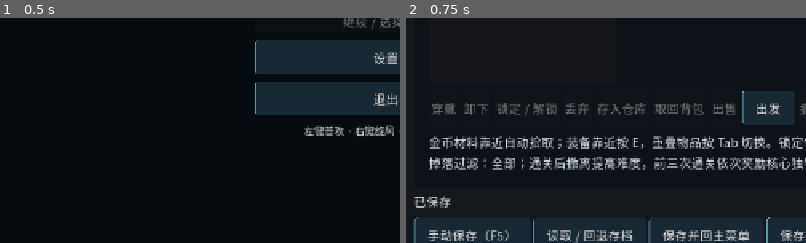
Above: before the commit, frames 1-2 (left to right).
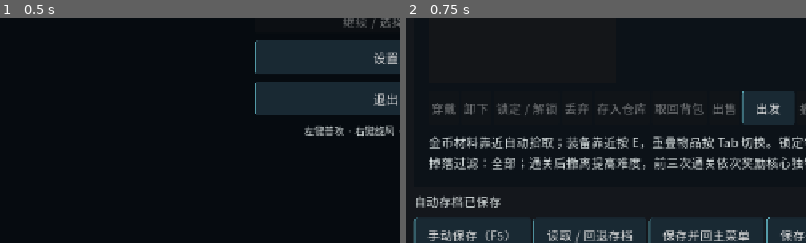
Above: after the commit, the same moments.

Repository: w7775p/relic-ARPG
Game: Godot game, scene res://app/boot/boot.tscn
Same seed, same stepped clock (60 frames per second), same inputs: the game is played once before the commit and once after it.
Inputs:
- Up to frame 1 (0.5 s): no input
- Up to frame 2 (0.75 s): click "新建角色" at 0.5 s
The pictures show only the part of the screen within x 2-52%, y 50-100%; the shares and areas given below are measured in that part.

Frame 1 is identical in both runs. In frame 2, 0.6% of the frame differs, in the area x 2-24%, y 78-85%.

Commit message:
fix: 验证 Resource 升级与故障恢复并修正文本往返校验

Diff:
--- a/game/app/services/save_manager.gd
+++ b/game/app/services/save_manager.gd
@@ -20,6 +20,7 @@
 	var slot: String = "manual_%02d" % manual_slot if manual_slot > 0 else store.auto_slot(session.group_id)
 	var result: SaveResult = store.write_checkpoint(session.capture(reason), slot)
 	if result.ok:
+		result.message = "手动 %02d 已保存" % manual_slot if manual_slot > 0 else "自动存档已保存"
 		session.saved_revision = session.revision
 		session.saved_checkpoint_id = result.value.checkpoint_id
 		session.needs_initial_save = false
--- a/game/systems/persistence/game_session.gd
+++ b/game/systems/persistence/game_session.gd
@@ -31,6 +31,8 @@
 func capture(reason: String) -> SaveGameResource:
 	generator.synchronize()
 	var save: SaveGameResource = SaveGameResource.new()
+	save.format_version = SaveGameResource.FORMAT_VERSION
+	save.content_version = SaveGameResource.CONTENT_VERSION
 	save.group_id = group_id
 	save.checkpoint_id = SaveGameResource.make_id()
 	save.saved_at = int(Time.get_unix_time_from_system())
--- a/game/systems/persistence/resource_fingerprint.gd
+++ b/game/systems/persistence/resource_fingerprint.gd
@@ -8,6 +8,39 @@
 	context.start(HashingContext.HASH_SHA256)
 	_append(context, value)
 	return context.finish().hex_encode()
+
+## 定位读回与原快照的首个字段差异，用于存储诊断。
+static func difference(a: Variant, b: Variant, path: String = "") -> String:
+	if a is Resource and b is Resource:
+		if a.get_script() != b.get_script():
+			return path + ".script"
+		for property: Dictionary in a.get_property_list():
+			if property.usage & PROPERTY_USAGE_STORAGE and property.usage & PROPERTY_USAGE_SCRIPT_VARIABLE:
+				var field: String = difference(a.get(property.name), b.get(property.name), path + "." + property.name)
+				if not field.is_empty():
+					return field
+	elif a is Dictionary and b is Dictionary:
+		if a.size() != b.size():
+			return path + ".size"
+		for key: Variant in a:
+			if not b.has(key):
+				return path + "." + str(key)
+			var field: String = difference(a[key], b[key], path + "." + str(key))
+			if not field.is_empty():
+				return field
+	elif a is Array and b is Array:
+		if a.size() != b.size():
+			return path + ".size"
+		for index: int in range(a.size()):
+			var field: String = difference(a[index], b[index], path + "." + str(index))
+			if not field.is_empty():
+				return field
+	elif a is float and b is float:
+		if absf(a - b) > 1e-12 * maxf(1.0, maxf(absf(a), absf(b))):
+			return path
+	elif typeof(a) != typeof(b) or a != b:
+		return path + " [%s -> %s]" % [String.num(a, 17) if a is float else str(a), String.num(b, 17) if b is float else str(b)]
+	return ""
 
 ## 递归读取显式导出字段，排除引擎缓存路径和运行期信号。
 static func _append(context: HashingContext, value: Variant) -> void:
@@ -28,5 +61,8 @@
 		context.update(var_to_bytes(value.size()))
 		for element: Variant in value:
 			_append(context, element)
+	elif value is float:
+		# 当前词条精度为 0.001；摘要保留十二位小数，排除十进制往返的末位舍入。
+		context.update(String.num(value, 12).to_utf8_buffer())
 	else:
 		context.update(var_to_bytes(value))
--- a/game/systems/persistence/save_game_resource.gd
+++ b/game/systems/persistence/save_game_resource.gd
@@ -3,8 +3,8 @@
 ## 一个完整检查点的封装；各业务模块独立演进，文件整体回退。
 const FORMAT_VERSION: int = 1
 const CONTENT_VERSION: int = 1
-@export var format_version: int = FORMAT_VERSION
-@export var content_version: int = CONTENT_VERSION
+@export var format_version: int = 0
+@export var content_version: int = 0
 @export var group_id: String = ""
 @export var checkpoint_id: String = ""
 @export var saved_at: int = 0
--- a/game/systems/persistence/save_module.gd
+++ b/game/systems/persistence/save_module.gd
@@ -2,7 +2,7 @@
 extends Resource
 ## 模块协议：业务数据、独立版本、校验、升级和恢复准备集中在所属模块。
 @export var module_id: String = ""
-@export var module_version: int = 1
+@export var module_version: int = 0
 
 ## 当前模块格式版本；扩展时由模块覆盖。
 func current_version() -> int:
--- a/game/systems/persistence/save_module_registry.gd
+++ b/game/systems/persistence/save_module_registry.gd
@@ -15,6 +15,8 @@
 func register_module(prototype: SaveModule, introduced_version: int = 1) -> SaveResult:
 	if prototype == null or prototype.module_id.is_empty() or prototypes.has(prototype.module_id):
 		return SaveResult.failure("registry", ERR_ALREADY_EXISTS, "模块 ID 为空或重复")
+	# 版本字段默认零，创建新模块时显式赋值，确保 ResourceSaver 总是把版本写入文件。
+	prototype.module_version = prototype.current_version()
 	prototypes[prototype.module_id] = prototype
 	introduced_versions[prototype.module_id] = introduced_version
 	return SaveResult.success()
--- a/game/systems/persistence/save_store.gd
+++ b/game/systems/persistence/save_store.gd
@@ -26,10 +26,10 @@
 ## 从磁盘读取独立资源，缓存不会把旧槽位或运行期修改带入候选。
 func read_file(path: String) -> SaveResult:
 	if not FileAccess.file_exists(path):
-		return SaveResult.failure("read", ERR_FILE_NOT_FOUND, "存档文件缺失")
+		return SaveResult.failure("read", ERR_FILE_NOT_FOUND, "存档文件缺失", "", path)
 	var resource: Resource = ResourceLoader.load(path, "", ResourceLoader.CACHE_MODE_IGNORE)
 	if not resource is SaveGameResource:
-		return SaveResult.failure("read", ERR_FILE_CORRUPT, "存档文件损坏或类型不正确")
+		return SaveResult.failure("read", ERR_FILE_CORRUPT, "存档文件损坏或类型不正确", "", path)
 	var result: SaveResult = registry.prepare(resource)
 	if not result.ok:
 		return result
@@ -53,7 +53,10 @@
 	var prepared: SaveResult = registry.prepare(save)
 	if not prepared.ok:
 		return prepared
-	return SaveResult.success(GameSession.restored(save, prepared.value), "已读取存档，将返回据点")
+	var restored: SaveResult = SaveResult.success(GameSession.restored(save, prepared.value), "已读取存档，将返回据点")
+	restored.stage = "restore"
+	restored.field_path = slot_path(group, slot)
+	return restored
 
 ## 枚举正式槽和失败事务留下的回退副本；pending 文件不会成为可用存档。
 func _files() -> Array[String]:
@@ -162,21 +165,25 @@
 	var backup: String = target.trim_suffix(".tres") + ".rollback.tres"
 	var error: Error = DirAccess.make_dir_recursive_absolute(target.get_base_dir())
 	if error != OK:
-		return SaveResult.failure("mkdir", error, "无法创建存档目录")
+		return SaveResult.failure("mkdir", error, "无法创建存档目录", "", target.get_base_dir())
 	error = ResourceSaver.save(save, pending)
 	if error != OK:
-		return SaveResult.failure("write", error, "临时存档写入失败，请检查磁盘和目录权限")
+		return SaveResult.failure("write", error, "临时存档写入失败，请检查磁盘和目录权限", "", pending)
 	var readback: SaveResult = read_file(pending)
-	if not readback.ok or ResourceFingerprint.digest(readback.value) != ResourceFingerprint.digest(save):
-		return SaveResult.failure("readback", ERR_FILE_CORRUPT, "临时存档读回校验失败")
+	if not readback.ok:
+		return SaveResult.failure("readback", readback.code, readback.message, readback.module_id, readback.field_path)
+	if ResourceFingerprint.digest(readback.value) != ResourceFingerprint.digest(save):
+		var difference: String = ResourceFingerprint.difference(save, readback.value)
+		if not difference.is_empty():
+			return SaveResult.failure("readback", ERR_FILE_CORRUPT, "临时存档读回字段发生变化", "", difference)
 	if FileAccess.file_exists(target):
 		error = DirAccess.copy_absolute(target, backup)
 		if error != OK:
-			return SaveResult.failure("backup", error, "无法保留上一份存档，已停止覆盖")
+			return SaveResult.failure("backup", error, "无法保留上一份存档，已停止覆盖", "", backup)
 	error = _replace_file(pending, target)
 	if error != OK:
 		_catalog = null
-		return SaveResult.failure("replace", error, "正式存档替换失败，原文件及恢复副本保留")
+		return SaveResult.failure("replace", error, "正式存档替换失败，原文件及恢复副本保留", "", target)
 	if FileAccess.file_exists(backup):
 		DirAccess.remove_absolute(backup)
 	# 当前正文已经提交，索引失败不应误报保存失败或重复结算。
@@ -189,6 +196,8 @@
 	directory.fingerprint = _fingerprint(_files())
 	_catalog = directory
 	var result: SaveResult = SaveResult.success(save, "已保存")
+	result.stage = "commit"
+	result.field_path = target
 	if _write_index() != OK:
 		result.warning = "存档已成功，目录索引稍后重建"
 	result.value = save
--- /dev/null
+++ b/game/tests/fixtures/extension_save_module.gd
@@ -0,0 +1,30 @@
+extends SaveModule
+## 扩展协议验收用模块：真实文件升级可保留旧计数并补充新字段。
+@export var counter: int = 0
+@export var unlocked: bool = false
+
+## 当前测试模块使用版本二。
+func _init() -> void:
+	module_id = "extension"
+
+## 当前模块独立格式版本。
+func current_version() -> int:
+	return 2
+
+## 依赖据点准备完成。
+func dependencies() -> Array[String]:
+	return ["hub"]
+
+## 版本一明确补充新字段，升级保留原计数。
+func upgrade() -> SaveResult:
+	if module_version == 1:
+		unlocked = counter >= 3
+		module_version = 2
+	return super.upgrade()
+
+## 模块自主校验业务值。
+func validate() -> SaveResult:
+	var result: SaveResult = super.validate()
+	if not result.ok:
+		return result
+	return invalid("counter", "测试计数不合法") if counter < 0 else SaveResult.success()
--- a/game/tests/hub_flow.gd
+++ b/game/tests/hub_flow.gd
@@ -39,6 +39,7 @@
 	var session: GameSession = hub.game_session
 	var group: String = session.group_id
 	check(hub.is_hub() and hub.panel.visible and hub.inventory.equipment.weapon.base == "rust_sword", "新角色进入真实 Hub 并只生成一次起装")
+	check(hub.panel.get_global_rect().end.y <= hub.get_node("Toolbar").get_global_rect().position.y, "据点整备内容与底部存档操作区保持分离")
 	check(sequence(group) == 1 and not SceneRouter.has_session_transition(), "新角色自动检查点完成，路由领取后清空会话引用")
 	for amount: int in range(1, 6):
 		hub.inventory.gold = amount
@@ -54,6 +55,8 @@
 	hub.inventory.pickup(generated)
 	hub._on_save_pressed()
 	check(hub.slots.visible and hub.slots.saving, "Hub 手动保存打开明确槽位选择")
+	await frames(2)
+	check(hub.slots.get_global_rect().size == hub.get_viewport_rect().size and hub.slots.get_node("Rows/Slots").size.y > 100, "槽位面板覆盖底层输入区域并为存档列表保留可用高度")
 	hub.slots._on_cancel_pressed()
 	check(SaveManager.save_game(session, hub, 1).ok, "选定手动槽保存最新整备状态")
 	var manual_sequence: int = sequence(group)
--- a/game/tests/resource_model.gd
+++ b/game/tests/resource_model.gd
@@ -11,6 +11,15 @@
 	## 新模块依赖已恢复的据点。
 	func dependencies() -> Array[String]:
 		return ["hub"]
+
+## 故意声明自循环，验证注册协议在准备前发现依赖环。
+class CyclicModule extends SaveModule:
+	## 初始化测试模块身份。
+	func _init() -> void:
+		module_id = "cycle"
+	## 声明循环依赖。
+	func dependencies() -> Array[String]:
+		return ["cycle"]
 
 ## 记录断言，全部完成后返回结果。
 func check(condition: bool, message: String) -> void:
@@ -66,5 +75,7 @@
 	save.format_version = 99
 	check(not registry.prepare(save).ok, "未来封装版本被拒绝")
 	check(not SaveGameResource.valid_id("../../escape"), "角色目录只接受内部生成标识")
+	check(not registry.ordered({"cycle":CyclicModule.new()}).ok, "恢复依赖环在采用会话前被拒绝")
+	check(not registry.ordered({"extension":ExtensionModule.new()}).ok, "缺失依赖在采用会话前被拒绝")
 	print("RESOURCE_MODEL_RESULT: ", failures, " failures")
 	get_tree().quit(0 if failures == 0 else 1)
--- a/game/tests/resource_store.gd
+++ b/game/tests/resource_store.gd
@@ -44,5 +44,21 @@
 	check(rebuilt.catalog().slots.size() == 6, "索引缺失后从实际检查点重建全部槽位")
 	check(not store.load_session(session.group_id, "manual_05").ok, "空槽返回缺失信息，不创建默认角色")
 	check(not store.load_session(session.group_id, "../../index").ok, "槽位路径不能越过角色目录")
+	var extension: SaveModule = preload("res://tests/fixtures/extension_save_module.gd").new()
+	store.registry.register_module(extension, 2)
+	var extended: GameSession = GameSession.new(store.registry.defaults())
+	extended.modules.extension.counter = 5
+	var old: SaveGameResource = extended.capture("upgrade_fixture")
+	for module: SaveModule in old.modules:
+		if module.module_id == "extension":
+			module.module_version = 1
+	var path: String = store.slot_path(extended.group_id, "manual_01")
+	DirAccess.make_dir_recursive_absolute(path.get_base_dir())
+	ResourceSaver.save(old, path)
+	loaded = store.load_session(extended.group_id, "manual_01")
+	check(loaded.ok and loaded.value.modules.extension.counter == 5 and loaded.value.modules.extension.unlocked, "新增模块通过注册协议完成真实旧版 Resource 读取与独立升级")
+	var original: SaveGameResource = ResourceLoader.load(path, "", ResourceLoader.CACHE_MODE_IGNORE)
+	check(original.modules.back().module_version == 1, "加载升级仅作用于候选，原文件保持旧版本")
+	check(store.write_checkpoint(loaded.value.capture("upgraded"), "manual_02").ok, "升级后的扩展模块可通过统一入口再保存")
 	print("RESOURCE_STORE_RESULT: ", failures, " failures")
 	get_tree().quit(0 if failures == 0 else 1)
--- /dev/null
+++ b/game/tests/save_faults.gd
@@ -0,0 +1,148 @@
+extends Node
+## 故障探针独立进程执行，真实制造文件系统失败并检查保留、回退与重试。
+var failures: int = 0
+var fault: String = ""
+
+## 在替换窗口制造路径竞争，再调用真实 DirAccess.rename_absolute。
+class RacingStore extends SaveStore:
+	var armed: bool = false
+	## 模拟另一进程将目标文件位置占成目录，旧文件保存在可检查位置。
+	func _replace_file(pending: String, target: String) -> Error:
+		if armed:
+			DirAccess.rename_absolute(target, target + ".displaced")
+			DirAccess.make_dir_absolute(target)
+		return super._replace_file(pending, target)
+
+## 选择单项故障，测试驱动在真实场景切换后仍存活。
+func _ready() -> void:
+	process_mode = Node.PROCESS_MODE_ALWAYS
+	get_tree().current_scene = null
+	for argument: String in OS.get_cmdline_user_args():
+		if argument.begins_with("--fault-case="):
+			fault = argument.get_slice("=", 1)
+	_run.call_deferred()
+
+## 断言失败使用独立标记，预期引擎 I/O 报错不会掩盖测试失败。
+func check(condition: bool, message: String) -> void:
+	if condition:
+		print("PASS: ", message)
+	else:
+		failures += 1
+		printerr("FAULT_ASSERT_FAILED: ", message)
+
+## 等待路由、自动保存与延迟删除。
+func frames(count: int = 4) -> void:
+	for index: int in range(count):
+		await get_tree().process_frame
+
+## 每个进程使用唯一隔离根目录。
+func _run() -> void:
+	SaveManager.store.root = "user://faults_" + fault
+	SceneRouter.start_session()
+	await frames()
+	var hub: Control = get_tree().current_scene
+	var session: GameSession = hub.game_session
+	var store: SaveStore = SaveManager.store
+	var group: String = session.group_id
+	var target: String = store.slot_path(group, "manual_01")
+	check(SaveManager.save_game(session, hub, 1).ok, "故障前建立有效手动检查点")
+	match fault:
+		"write":
+			var slot: String = store.auto_slot(group)
+			var obstruction: String = store.slot_path(group, slot).trim_suffix(".tres") + ".pending.tres"
+			DirAccess.make_dir_absolute(obstruction)
+			hub.inventory.gold = 777
+			hub.request_transition("menu")
+			check(get_tree().current_scene == hub and hub.inventory.gold == 777 and hub.get_node("Toolbar/Rows/Buttons/Retry").visible, "真实写入失败阻止退出并展示重试，当前会话保留")
+			check(store.load_session(group, "manual_01").value.inventory.gold == 0, "写入失败保留上一份有效存档")
+			DirAccess.remove_absolute(obstruction)
+			hub._on_retry_pressed()
+			await frames(8)
+			check(get_tree().current_scene.scene_file_path == SceneRouter.MAIN_MENU and store.load_session(group, slot).value.inventory.gold == 777, "移除故障后重试保存，成功才返回菜单")
+		"replace":
+			var race: RacingStore = RacingStore.new()
+			race.root = store.root
+			race.armed = true
+			session.inventory.gold = 91
+			var result: SaveResult = race.write_checkpoint(session.capture("race"), "manual_01")
+			check(not result.ok and result.stage == "replace", "真实文件替换失败返回替换阶段")
+			check(race.load_session(group, "manual_01.rollback").value.inventory.gold == 0 and session.inventory.gold == 91, "路径竞争后上一份完整检查点仍可选择回退")
+			DirAccess.remove_absolute(target)
+			DirAccess.rename_absolute(target + ".displaced", target)
+			race.armed = false
+			check(race.write_checkpoint(session.capture("retry"), "manual_01").ok and race.load_session(group, "manual_01").value.inventory.gold == 91, "解除路径竞争后可重试成功")
+		"corrupt", "content":
+			if fault == "corrupt":
+				var file: FileAccess = FileAccess.open(target, FileAccess.WRITE)
+				file.store_string("[gd_resource\n损坏中断")
+				file.close()
+			else:
+				var bad: SaveGameResource = session.capture("missing_content")
+				var items: ItemsResource = bad.modules[1]
+				items.instances[items.equipment_ids.weapon].base = "removed_base"
+				ResourceSaver.save(bad, target)
+			hub.inventory.gold = 99
+			store.catalog(true)
+			hub._on_load_pressed()
+			hub.slots.selected = SaveSlotResource.new()
+			hub.slots.selected.group_id = group
+			hub.slots.selected.slot_id = "manual_01"
+			hub.slots._on_accept_pressed()
+			check(get_tree().current_scene == hub and session.inventory.gold == 99 and hub.slots.get_node("Rows/Message").text.contains("回退"), "坏存档或缺失内容加载失败保留现场，界面说明可选回退")
+			var result: SaveResult = store.read_slot(group, "manual_01")
+			check(not result.ok and (fault == "corrupt" or result.module_id == "items"), "失败报告读取阶段或具体物品模块")
+			hub.slots.selected.slot_id = "auto_01"
+			hub.slots._on_accept_pressed()
+			await frames()
+			hub = get_tree().current_scene
+			check(hub.inventory.gold == 0 and hub.game_session != session, "玩家选择自动检查点后完整回退到独立会话")
+		"index":
+			var index_path: String = store.root.path_join("index.tres")
+			DirAccess.remove_absolute(index_path)
+			DirAccess.make_dir_absolute(index_path)
+			session.inventory.gold = 31
+			var result: SaveResult = SaveManager.save_game(session, hub, 2)
+			check(result.ok and not result.warning.is_empty() and store.load_session(group, "manual_02").value.inventory.gold == 31, "索引替换失败仍报告正文保存成功和可恢复警告")
+			DirAccess.remove_absolute(index_path)
+			var index_file: FileAccess = FileAccess.open(index_path, FileAccess.WRITE)
+			index_file.store_string("[gd_resource\n损坏索引")
+			index_file.close()
+			var fresh: SaveStore = SaveStore.new()
+			fresh.root = store.root
+			check(fresh.catalog().slots.size() == 3, "损坏索引从有效正文重建")
+		"interrupted":
+			session.inventory.gold = 800
+			ResourceSaver.save(session.capture("uncommitted"), target.trim_suffix(".tres") + ".pending.tres")
+			var fresh: SaveStore = SaveStore.new()
+			fresh.root = store.root
+			check(fresh.catalog().slots.size() == 2 and fresh.load_session(group, "manual_01").value.inventory.gold == 0, "中断写入的 pending 不会成为成功存档，重启仍使用上次提交")
+			DirAccess.remove_absolute(target)
+			DirAccess.remove_absolute(store.slot_path(group, "auto_01"))
+			session.inventory.gold = 0
+			session.saved_revision = session.revision
+			check(SaveManager.save_game(session, hub).ok and FileAccess.file_exists(store.slot_path(group, "auto_01")), "已保存文件缺失时，未变化会话也会重新建立检查点")
+		"quit":
+			hub.request_transition("depart")
+			await frames()
+			var arena: Node3D = get_tree().current_scene
+			arena.inventory.gold = 643
+			SaveManager.operation_completed.connect(_on_quit_saved.bind(group))
+			arena._on_quit_pressed()
+			return
+		_:
+			check(false, "未知故障案例")
+	get_tree().current_scene.queue_free()
+	await frames()
+	print("SAVE_FAULT_RESULT: ", fault, " ", failures, " failures")
+	get_tree().quit(0 if failures == 0 else 1)
+
+## 正常退出探针在成功保存信号中检查文件，退出必须由正式 Hub 执行。
+func _on_quit_saved(result: SaveResult, group: String) -> void:
+	if result.ok and result.value is SaveGameResource:
+		var latest: SaveSlotResource
+		for entry: SaveSlotResource in SaveManager.store.catalog().slots:
+			if entry.group_id == group:
+				latest = entry
+				break
+		check(latest != null and SaveManager.store.load_session(group, latest.slot_id).value.inventory.gold == 643, "正常退出前检查点已包含本趟收益")
+		print("SAVE_FAULT_RESULT: quit ", failures, " failures")
--- /dev/null
+++ b/game/tests/save_faults.tscn
@@ -0,0 +1,4 @@
+[gd_scene load_steps=2 format=3]
+[ext_resource type="Script" path="res://tests/save_faults.gd" id="1"]
+[node name="SaveFaults" type="Node"]
+script = ExtResource("1")
--- /dev/null
+++ b/game/tests/save_scale.gd
@@ -0,0 +1,52 @@
+extends Node
+## 实测 Resource 检查点规模成本；可用 --scale-count=10000 扩大测试仓库容量。
+var failures: int = 0
+
+## 记录大小、耗时和当前进程静态内存，不修改正式背包容量配置。
+func _ready() -> void:
+	var count: int = 166
+	for argument: String in OS.get_cmdline_user_args():
+		if argument.begins_with("--scale-count="):
+			count = maxi(166, int(argument.get_slice("=", 1)))
+	var session: GameSession = GameSession.new()
+	var items: ItemsResource = session.modules.items
+	items.stash_capacity = count - 46
+	session.generator.rng.seed = 8912
+	var bases: Array[String] = ["rust_sword", "iron_helm", "mail", "grips", "boots", "copper_ring"]
+	for index: int in range(count):
+		var item: ItemInstanceResource = session.generator.generate(8, true)
+		if index < 6:
+			item.base = bases[index]
+			item.quality = 0
+			item.unique_id = ""
+			item.affixes.clear()
+			items.equipment_ids[ItemCatalog.SLOTS[index]] = item.id
+		elif index < 46:
+			items.bag_ids.append(item.id)
+		else:
+			items.stash_ids.append(item.id)
+		items.instances[item.id] = item
+	var store: SaveStore = SaveStore.new()
+	store.root = "user://scale_test"
+	var memory_before: int = int(Performance.get_monitor(Performance.MEMORY_STATIC))
+	var started: int = Time.get_ticks_usec()
+	var snapshot: SaveGameResource = session.capture("scale")
+	var write: SaveResult = store.write_checkpoint(snapshot, "manual_01")
+	var save_ms: float = (Time.get_ticks_usec() - started) / 1000.0
+	started = Time.get_ticks_usec()
+	var loaded: SaveResult = store.load_session(session.group_id, "manual_01")
+	var load_ms: float = (Time.get_ticks_usec() - started) / 1000.0
+	if not write.ok or not loaded.ok:
+		failures += 1
+		push_error(write.diagnostic() + loaded.diagnostic())
+	else:
+		var expected: String = ResourceFingerprint.digest(session.generator.generate(8, true))
+		var next: String = ResourceFingerprint.digest(loaded.value.generator.generate(8, true))
+		if loaded.value.modules.items.instances.size() != count or expected != next:
+			failures += 1
+			push_error("大容量往返丢失实例或随机序列")
+	var file: FileAccess = FileAccess.open(store.slot_path(session.group_id, "manual_01"), FileAccess.READ)
+	var memory_after: int = int(Performance.get_monitor(Performance.MEMORY_STATIC))
+	print("SAVE_SCALE_METRICS: count=%d bytes=%d save_ms=%.2f load_ms=%.2f retained_memory_delta=%d" % [count, file.get_length() if file != null else 0, save_ms, load_ms, memory_after - memory_before])
+	print("SAVE_SCALE_RESULT: ", failures, " failures")
+	get_tree().quit(0 if failures == 0 else 1)
--- /dev/null
+++ b/game/tests/save_scale.tscn
@@ -0,0 +1,4 @@
+[gd_scene load_steps=2 format=3]
+[ext_resource type="Script" path="res://tests/save_scale.gd" id="1"]
+[node name="SaveScale" type="Node"]
+script = ExtResource("1")
--- a/game/ui/saves/save_slots.gd
+++ b/game/ui/saves/save_slots.gd
@@ -1,6 +1,7 @@
 extends PanelContainer
 ## 手动保存与整档回退共用面板，一个自动栏位展开最近成功历史。
 signal closed
+signal saved(result: SaveResult)
 var location: Node
 var session: GameSession
 var saving: bool = false
@@ -109,6 +110,7 @@
 func _on_overwrite_confirmed() -> void:
 	var index: int = int(selected.slot_id.get_slice("_", 1))
 	var result: SaveResult = SaveManager.save_game(session, location, index, "manual")
+	saved.emit(result)
 	$Rows/Message.text = result.message + ("；" + result.warning if not result.warning.is_empty() else "")
 	_rebuild()
 
--- a/game/world/hub/hub.gd
+++ b/game/world/hub/hub.gd
@@ -43,6 +43,7 @@
 	slots = SLOTS.instantiate()
 	add_child(slots)
 	slots.closed.connect(_on_slots_closed)
+	slots.saved.connect(_on_manual_saved)
 	get_tree().auto_accept_quit = false
 	_on_entered.call_deferred()
 
@@ -132,6 +133,14 @@
 func _on_slots_closed() -> void:
 	if game_session.revision != game_session.saved_revision:
 		_timer.start()
+
+
+## 同步手动保存的真实反馈，完成后清除先前失败的离场意图。
+func _on_manual_saved(result: SaveResult) -> void:
+	$Toolbar/Rows/Status.text = result.message + ("；" + result.warning if not result.warning.is_empty() else "")
+	$Toolbar/Rows/Buttons/Retry.visible = not result.ok
+	if result.ok:
+		_pending_action = ""
 
 
 ## 返回菜单前保存最新据点状态。
Not shown, added: game/tests/fixtures/extension_save_module.gd.uid
Not shown, added: game/tests/save_faults.gd.uid
Not shown, added: game/tests/save_scale.gd.uid
Not shown, changed: docs/resource_save_task.md
Not shown, changed: docs/work_log.md
Not shown, changed: known_trap.md
